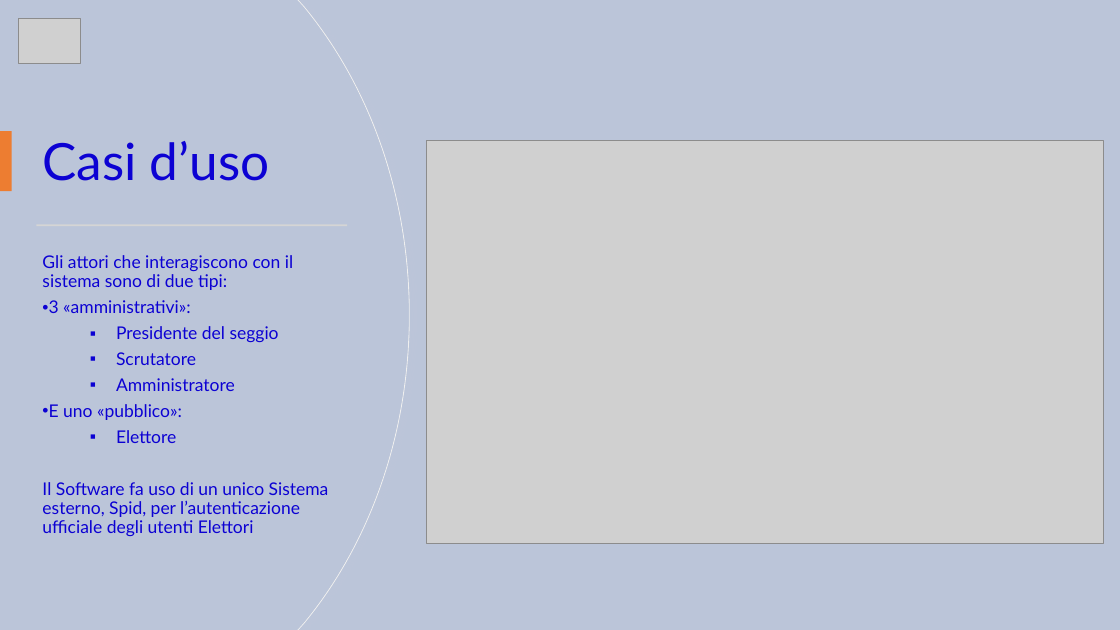
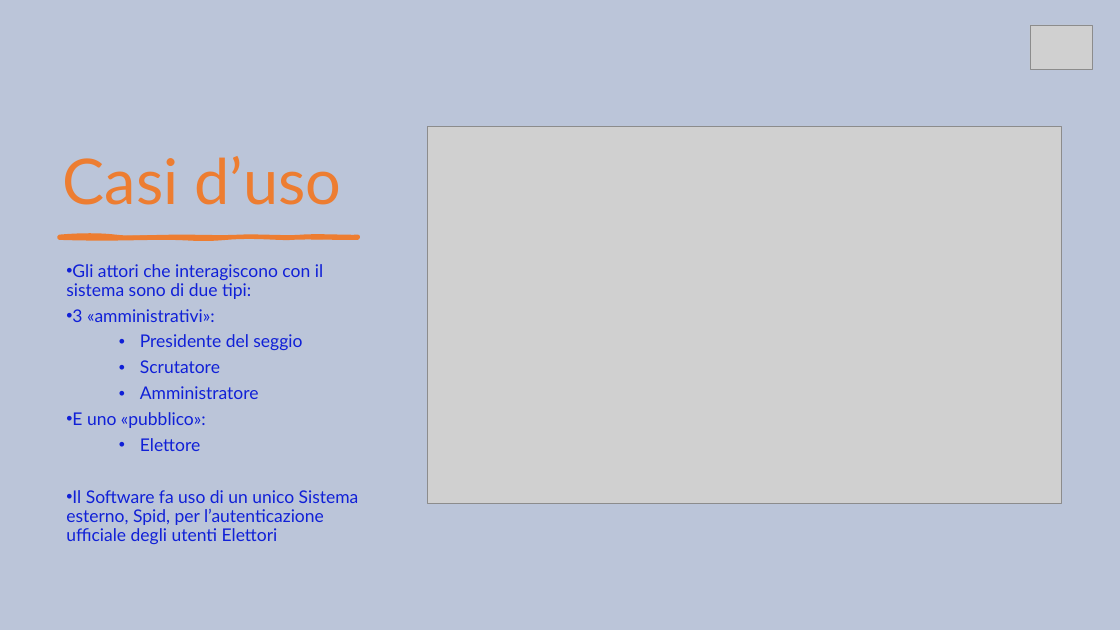
Before and after one commit to RiccardoBarbieri/iovoto, a slide deck: slide 2 of ioVoto.pptx. Drawn at 1120x630 pixels with LibreOffice and Linux fonts; fonts in the diff are those of the drawing; grey boxes stand for pictures. Boxes give left, top, right and bottom in pixels: in the first picture for what was removed or moved away, otherwise in the second. Text is boxed around its words. In the diff, an @@ line names an element or a change of style, - is before the commit and + after.

```diff
--- a/ioVoto.pptx
+++ b/ioVoto.pptx
@@ freeform shape removed at [0, 0, 409, 630] @@
@@ freeform shape removed at [0, 0, 408, 630] @@
@@ picture: place and size @@
-picture at [18, 19, 81, 64]
+picture at [1030, 25, 1092, 70]
@@ rectangle removed at [0, 131, 12, 192] @@
@@ title "Casi d’uso": place and size @@
-title "Casi d’uso" at [42, 141, 270, 181]
+title "Casi d’uso" at [63, 156, 342, 205]
@@ title "Casi d’uso" at [63, 156, 342, 205]: size 44 to 54 pt, text colour #0C01D3 to #ED7D31; vertical alignment middle to bottom @@
@@ picture: place and size @@
-picture at [426, 141, 1103, 544]
+picture at [428, 126, 1062, 503]
@@ rectangle removed at [36, 224, 347, 226] @@
@@ freeform shape added at [59, 236, 358, 238], fill #ED7D31, outline #ED7D31 3 pt @@
@@ text "Gli attori che interagiscono con ...": place and size @@
-text "Gli attori che interagiscono con ..." at [42, 255, 329, 536]
+text "Gli attori che interagiscono con ..." at [66, 264, 359, 544]
@@ text "Gli attori che interagiscono con ..." at [66, 264, 359, 544]: text colour #0C01D3 to #1020D7; bullet none to •; bullet ▪ to • @@
```
Also in this commit, not shown: 2 other slides changed, 4 slides added.
